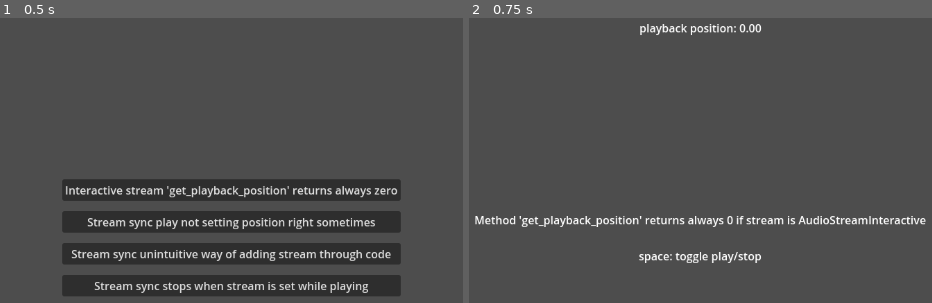
Above: before the commit, frames 1-2 (left to right).
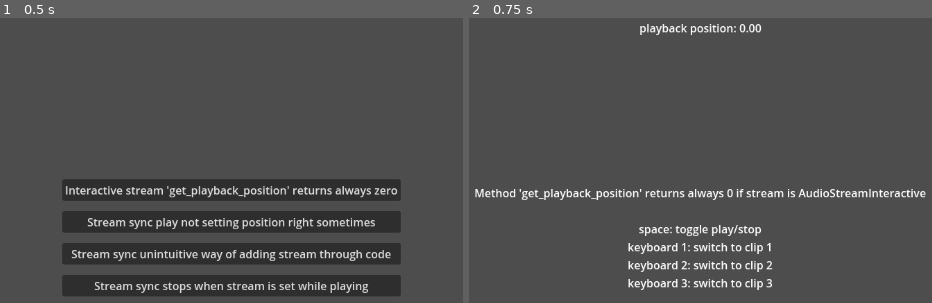
Above: after the commit, the same moments.

Repository: adriano-sudario/godot_streams_issues_mrp
Game: Godot game, scene res://main.tscn
Two runs of this game, one before a commit and one after it. Both use one fixed random seed, a clock stepped at 60 frames per second and the inputs below. Sound files missing from this copy of the repository are replaced by a short silence.
Inputs:
- Up to frame 1 (0.5 s): no input
- Up to frame 2 (0.75 s): click "Interactive stream 'get_playb…" at 0.5 s

Frame 1 is identical in both runs. In frame 2, 5.4% of the frame differs, in the area x 1-99%, y 60-96%.

Commit message:
added more streams on stream interactive scene

Diff:
--- a/bugs/interactive_stream_get_playback_position_returns_always_zero.gd
+++ b/bugs/interactive_stream_get_playback_position_returns_always_zero.gd
@@ -1,6 +1,6 @@
 extends Control
 
-@onready var audio_player = $AudioPlayer
+@onready var audio_player: AudioStreamPlayer2D = $AudioPlayer
 @onready var playback_position_label = $PlaybackPositionLabel
 
 func _process(_delta):
@@ -10,4 +10,13 @@
 		else:
 			audio_player.play()
 
+	if Input.is_action_just_pressed("1"):
+		audio_player.get_stream_playback().switch_to_clip_by_name("1")
+
+	if Input.is_action_just_pressed("2"):
+		audio_player.get_stream_playback().switch_to_clip_by_name("2")
+
+	if Input.is_action_just_pressed("3"):
+		audio_player.get_stream_playback().switch_to_clip_by_name("3")
+
 	playback_position_label.text = "playback position: %0.2f" % audio_player.get_playback_position()
--- a/bugs/interactive_stream_get_playback_position_returns_always_zero.tscn
+++ b/bugs/interactive_stream_get_playback_position_returns_always_zero.tscn
@@ -15,10 +15,16 @@
 stream_2/volume = 0.0
 
 [sub_resource type="AudioStreamInteractive" id="AudioStreamInteractive_76jbe"]
-clip_count = 1
-clip_0/name = &""
+clip_count = 3
+clip_0/name = &"1"
 clip_0/stream = SubResource("AudioStreamSynchronized_wia3j")
 clip_0/auto_advance = 0
+clip_1/name = &"2"
+clip_1/stream = ExtResource("3_e0bnb")
+clip_1/auto_advance = 0
+clip_2/name = &"3"
+clip_2/stream = ExtResource("2_umik8")
+clip_2/auto_advance = 0
 
 [node name="InteractiveStreamGetPlaybackPositionReturnsAlwaysZero" type="Control"]
 layout_mode = 3
@@ -57,7 +63,10 @@
 grow_vertical = 2
 text = "Method 'get_playback_position' returns always 0 if stream is AudioStreamInteractive
 
-space: toggle play/stop"
+space: toggle play/stop
+keyboard 1: switch to clip 1
+keyboard 2: switch to clip 2
+keyboard 3: switch to clip 3"
 horizontal_alignment = 1
 vertical_alignment = 1
 
--- a/main.gd
+++ b/main.gd
@@ -8,7 +8,7 @@
 	get_tree().change_scene_to_file("res://bugs/stream_sync_play_not_setting_position_right_sometimes.tscn")
 
 func _on_proposal_one_button_pressed():
-	get_tree().change_scene_to_file("res://unexpected_behavior/stream_sync_not_adding_through_code.tscn")
+	get_tree().change_scene_to_file("res://unexpected_behaviors/stream_sync_not_adding_through_code.tscn")
 
 func _on_proposal_two_button_pressed():
-	get_tree().change_scene_to_file("res://unexpected_behavior/stream_sync_stops_when_set.tscn")
+	get_tree().change_scene_to_file("res://unexpected_behaviors/stream_sync_stops_when_set.tscn")
--- a/project.godot
+++ b/project.godot
@@ -12,7 +12,7 @@
 
 config/name="StreamsIssues"
 run/main_scene="res://main.tscn"
-config/features=PackedStringArray("4.3", "GL Compatibility")
+config/features=PackedStringArray("4.4", "GL Compatibility")
 config/icon="res://icon.svg"
 
 [input]
--- a/unexpected_behavior/stream_sync_not_adding_through_code.tscn
+++ b/unexpected_behaviors/stream_sync_not_adding_through_code.tscn
@@ -1,6 +1,6 @@
 [gd_scene load_steps=3 format=3 uid="uid://mbqgt5h17fx3"]
 
-[ext_resource type="Script" path="res://unexpected_behavior/stream_sync_not_adding_through_code.gd" id="1_ruvfc"]
+[ext_resource type="Script" uid="uid://ce6erudc5aarn" path="res://unexpected_behaviors/stream_sync_not_adding_through_code.gd" id="1_ruvfc"]
 
 [sub_resource type="AudioStreamSynchronized" id="AudioStreamSynchronized_nq1uv"]
 
--- a/unexpected_behavior/stream_sync_stops_when_set.tscn
+++ b/unexpected_behaviors/stream_sync_stops_when_set.tscn
@@ -1,7 +1,7 @@
 [gd_scene load_steps=7 format=3 uid="uid://c8ftg6sgxxq6q"]
 
 [ext_resource type="AudioStream" uid="uid://c5xqr0dbjedfe" path="res://sounds/707_core_kit.mp3" id="1_f6erl"]
-[ext_resource type="Script" path="res://unexpected_behavior/stream_sync_stops_when_set.gd" id="1_v2gev"]
+[ext_resource type="Script" uid="uid://ce05mkc38c0bb" path="res://unexpected_behaviors/stream_sync_stops_when_set.gd" id="1_v2gev"]
 [ext_resource type="AudioStream" uid="uid://bqs8jkrfgvk6u" path="res://sounds/canadian_boards.mp3" id="2_q0b4w"]
 [ext_resource type="AudioStream" uid="uid://24c20djxa3tt" path="res://sounds/suburban.mp3" id="3_uu1v1"]
 [ext_resource type="AudioStream" uid="uid://4wku0ilanyck" path="res://sounds/guitarrinha1.mp3" id="4_rwse7"]
Not shown, added: bugs/interactive_stream_get_playback_position_returns_always_zero.gd.uid
Not shown: 1 places in bugs/interactive_stream_get_playback_position_returns_always_zero.tscn that only renumber resources
Not shown, added: bugs/stream_sync_play_not_setting_position_right_sometimes.gd.uid
Not shown: 1 places in bugs/stream_sync_play_not_setting_position_right_sometimes.tscn that only renumber resources
Not shown: 1 places in main.tscn that only renumber resources
Renamed: unexpected_behavior/stream_sync_not_adding_through_code.gd -> unexpected_behaviors/stream_sync_not_adding_through_code.gd
Not shown, added: unexpected_behaviors/stream_sync_not_adding_through_code.gd.uid
Renamed: unexpected_behavior/stream_sync_stops_when_set.gd -> unexpected_behaviors/stream_sync_stops_when_set.gd
Not shown, added: unexpected_behaviors/stream_sync_stops_when_set.gd.uid
